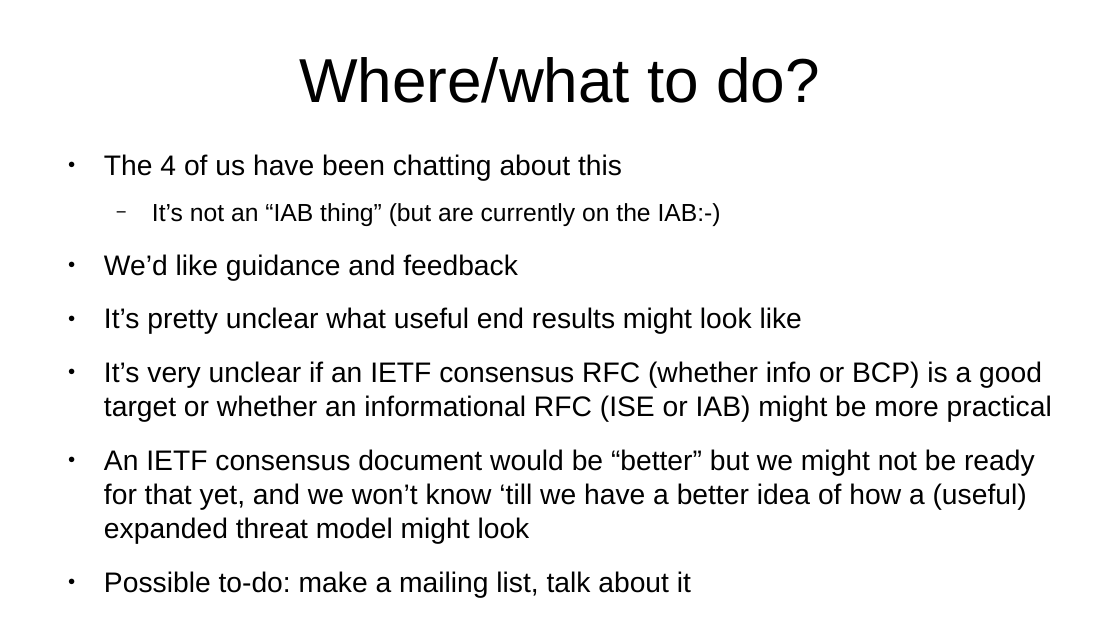
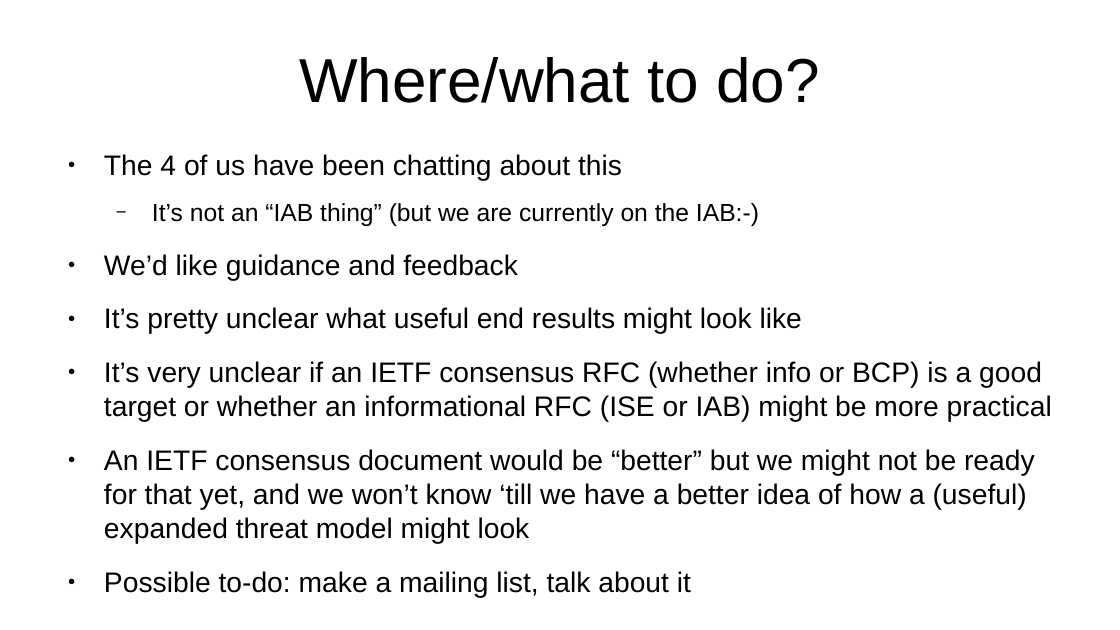
Before and after one commit to sftcd/model-t, a slide deck: slide 7 of ietf105-model-t.odp (slide 4 before the commit). Drawn at 1120x630 pixels with LibreOffice and Linux fonts; fonts in the diff are those of the drawing. Boxes give left, top, right and bottom in pixels: in the first picture for what was removed or moved away, otherwise in the second. Text is boxed around its words. In the diff, an @@ line names an element or a change of style, - is before the commit and + after.

Commit message:
updated ppt

```diff
--- a/ietf105-model-t.odp
+++ b/ietf105-model-t.odp
@@ text at <box>152,203,759,226</box>: text changed @@
-  − It’s not an “IAB thing” (but are currently on the IAB:-)
+  − It’s not an “IAB thing” (but we are currently on the IAB:-)
```
Also in this commit, not shown: 3 slides added, 1 other file.
